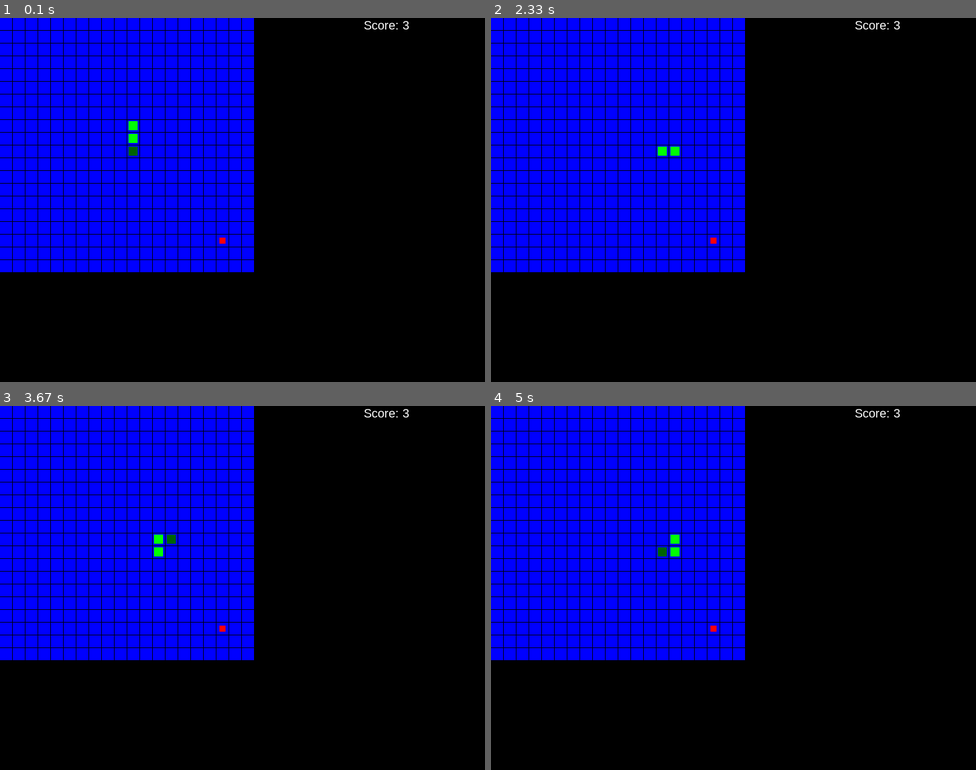
Above: before the commit, frames 1-4 (two rows, left to right).
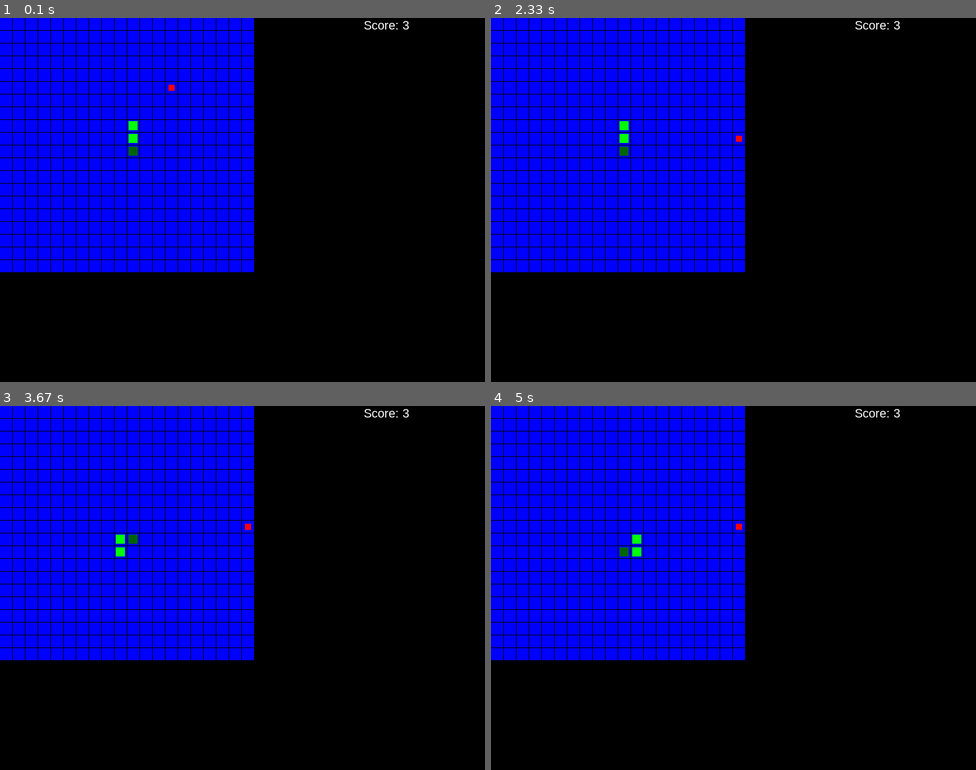
Above: after the commit, the same moments.

Repository: albert-polak/pygame-snake
Game: pygame game, started from main.py
Same seed, same stepped clock (60 frames per second), same inputs: the game is played once before the commit and once after it.
Inputs:
- Up to frame 1 (0.1 s): no input
- Up to frame 2 (2.33 s): hold Right 0.33-0.8 s; hold Left 1.67-2.2 s; hold Down from 2.23 s (still down)
- Up to frame 3 (3.67 s): release Down at 2.53 s; hold Left 2.57-2.97 s; hold Up 3-3.37 s; hold Right from 3.4 s (still down)
- Up to frame 4 (5 s): release Right at 4.03 s; hold Down 4.07-4.43 s; hold Left 4.47-4.93 s; hold Right from 4.97 s (still down)

The runs differ from the first frame. In frame 1, less than 0.1% of the frame differs, in the area x 34-47%, y 18-62%; in frame 2, 0.3%; in frame 3, 0.3%, in the area x 23-52%, y 32-62%; in frame 4, 0.3%.

Commit message:
Added game over.

Diff:
--- a/main.py
+++ b/main.py
@@ -92,6 +92,7 @@
         for x in range(self.grid_size[0]):
             for y in range(self.grid_size[1]):
                 rect = pygame.Rect(x * (self.espace_size + self.espace_dist), y * (self.espace_size + self.espace_dist), self.espace_size, self.espace_size)
+
                 pygame.draw.rect(self.screen, self.espace_colour, rect)
 
         self.screen.blit(self.score_surface, (600, 0))
@@ -117,9 +118,11 @@
     def check_game_over(self):
         if self.snake.elements[0][0] < 0 or self.snake.elements[0][0] >= self.grid_size[0] or self.snake.elements[0][1] < 0 or self.snake.elements[0][1] >= self.grid_size[1]:
             print("GAME OVER")
+            self.on_init()
 
         if self.snake.elements[0] in self.snake.elements[1:]:
             print("GAME OVER")
+            self.on_init()
 
 
     def on_loop(self):
@@ -143,10 +146,17 @@
     def on_init(self):
         pygame.init()
 
-
         self.screen = pygame.display.set_mode((self.size[0], self.size[1]))
         pygame.display.set_caption(self.game_name)
         pygame.time.set_timer(self.SCREEN_UPDATE, self.snake.velocity)
+
+        self.snake = Snake()
+
+        self.apple = Apple(self.snake, self.grid_size)
+
+        self.score = len(self.snake.elements)
+        self.score_surface = self.font.render(f'Score: {self.score}', True, (255, 255, 255))
+
         self.apple.add_apple()
         self._running = True
         if self.screen:
